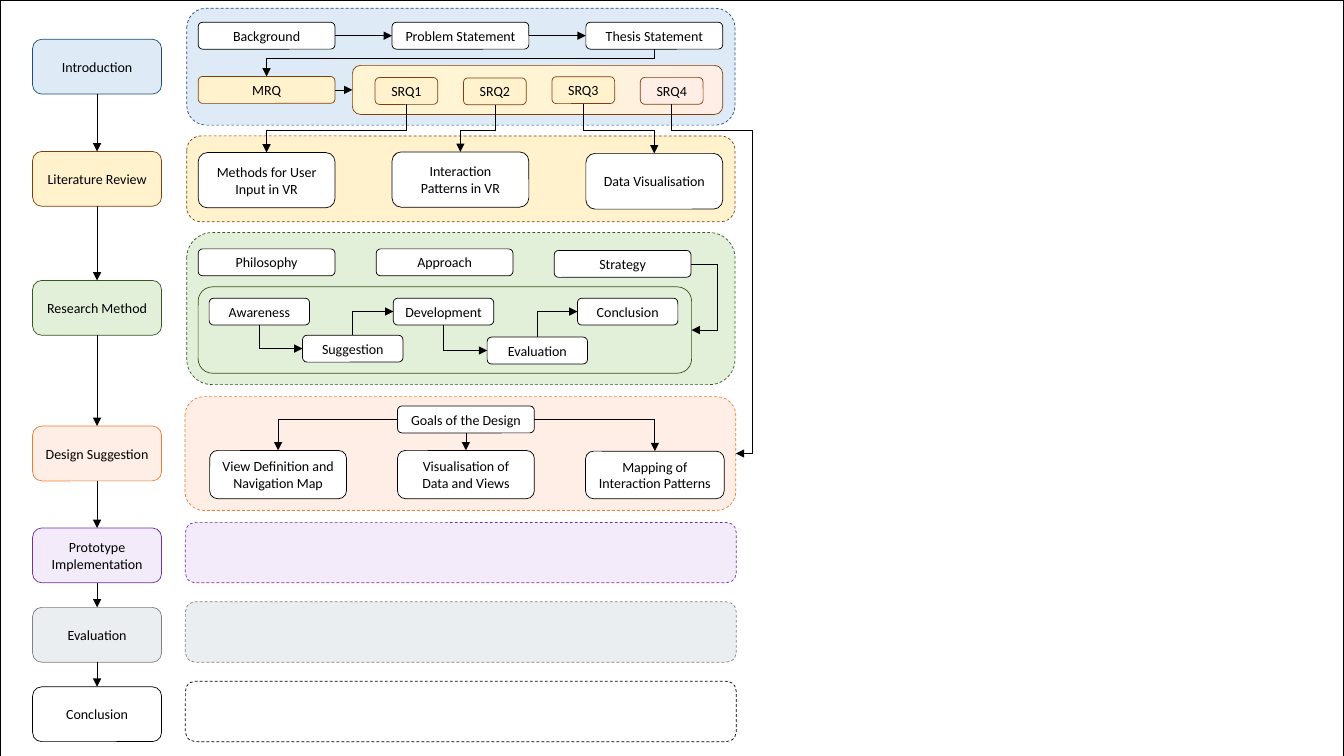
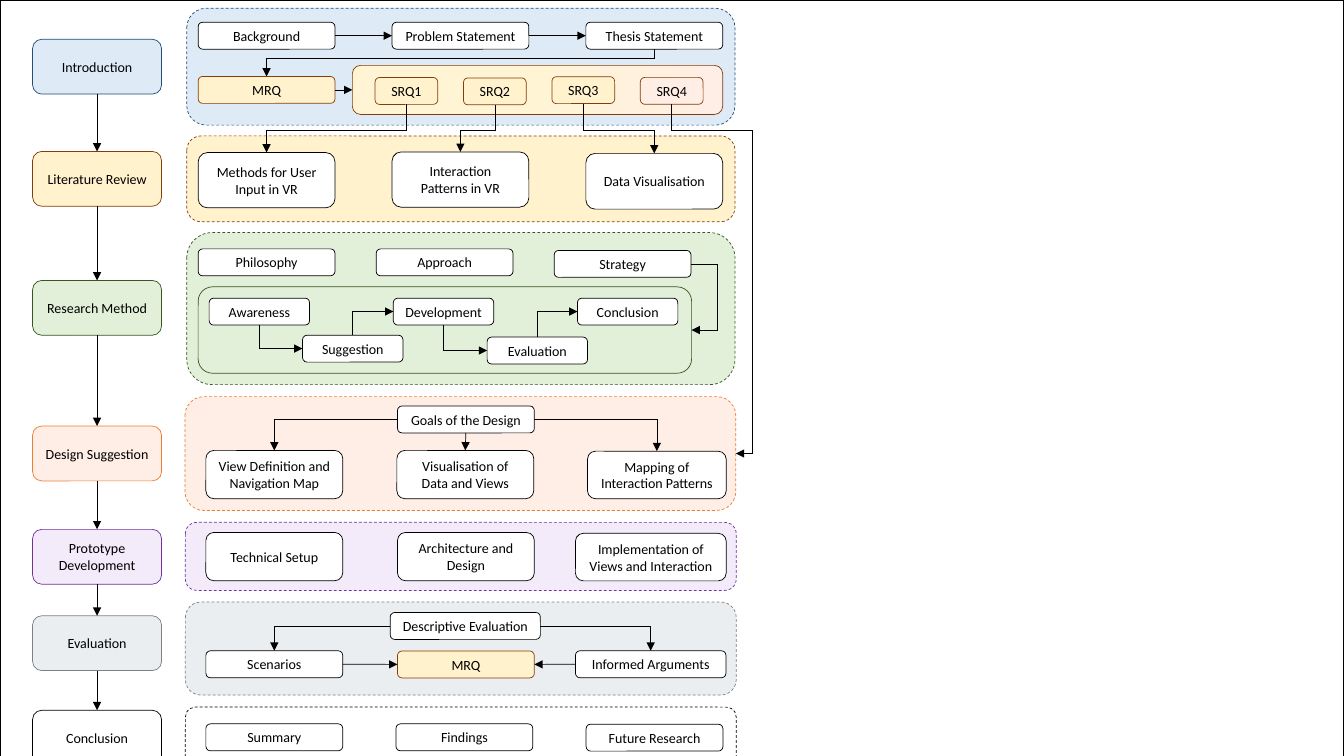
Before and after one commit to klingo/fhnw-mt-vr, a slide deck: slide 1 of 03_Figures/06_Introduction/ThesisMap.pptx. Drawn at 1344x756 pixels with LibreOffice and Linux fonts; fonts in the diff are those of the drawing. Boxes give left, top, right and bottom in pixels: in the first picture for what was removed or moved away, otherwise in the second. Text is boxed around its words. In the diff, an @@ line names an element or a change of style, - is before the commit and + after.

```diff
--- a/03_Figures/06_Introduction/ThesisMap.pptx
+++ b/03_Figures/06_Introduction/ThesisMap.pptx
@@ elbow arrow moved from (397, 419) - (278, 451) to (397, 419) - (274, 451) @@
@@ elbow arrow (534, 419) - (657, 452): route changed @@
@@ rounded rectangle "View Definition and Navigation Map": place and size @@
-rounded rectangle "View Definition and Navigation Map" at bbox=[210, 451, 347, 499]
+rounded rectangle "View Definition and Navigation Map" at bbox=[206, 451, 343, 499]
@@ rounded rectangle: place and size @@
-rounded rectangle at bbox=[186, 522, 737, 583]
+rounded rectangle at bbox=[186, 522, 737, 590]
@@ rounded rectangle added at bbox=[206, 532, 343, 581], fill #FFFFFF, outline #000000 0.5 pt, 10 pt, text #000000 @@
+Technical Setup
@@ rounded rectangle added at bbox=[397, 532, 534, 581], fill #FFFFFF, outline #000000 0.5 pt, 10 pt, text #000000 @@
+Architecture and Design
@@ rounded rectangle added at bbox=[576, 533, 727, 581], fill #FFFFFF, outline #000000 0.5 pt, 10 pt, text #000000 @@
+Implementation of Views and Interaction
@@ text in rounded rectangle at bbox=[59, 544, 135, 573]: text changed @@
-Prototype Implementation
+Prototype Development
@@ arrow moved from (97, 583) - (97, 608) to (97, 585) - (97, 616) @@
@@ rounded rectangle "Evaluation": place and size @@
-rounded rectangle "Evaluation" at bbox=[32, 608, 161, 662]
+rounded rectangle "Evaluation" at bbox=[32, 616, 161, 670]
@@ rounded rectangle: place and size @@
-rounded rectangle at bbox=[186, 602, 737, 662]
+rounded rectangle at bbox=[186, 602, 737, 695]
@@ elbow arrow added from (390, 626) to (274, 651), #000000 0.5 pt @@
@@ rounded rectangle added at bbox=[390, 613, 540, 640], fill #FFFFFF, outline #000000 0.5 pt, 10 pt, text #000000 @@
+Descriptive Evaluation
@@ elbow arrow added from (540, 626) to (651, 651), #000000 0.5 pt @@
@@ rounded rectangle added at bbox=[206, 651, 343, 679], fill #FFFFFF, outline #000000 0.5 pt, 10 pt, text #000000 @@
+Scenarios
@@ rounded rectangle added at bbox=[397, 651, 534, 679], fill #FFF2CC, outline #843C0B 0.5 pt, 10 pt, text #000000 @@
+MRQ
@@ rounded rectangle added at bbox=[576, 651, 726, 679], fill #FFFFFF, outline #000000 0.5 pt, 10 pt, text #000000 @@
+Informed Arguments
@@ arrow moved from (97, 662) - (97, 687) to (97, 670) - (97, 711) @@
@@ arrow added from (343, 664) to (397, 664), #000000 0.5 pt @@
@@ arrow added from (576, 664) to (534, 664), #000000 0.5 pt @@
@@ rounded rectangle "Conclusion": place and size @@
-rounded rectangle "Conclusion" at bbox=[32, 687, 161, 741]
+rounded rectangle "Conclusion" at bbox=[32, 711, 161, 756]
@@ rounded rectangle: place and size @@
-rounded rectangle at bbox=[186, 682, 737, 742]
+rounded rectangle at bbox=[186, 707, 737, 756]
@@ rounded rectangle added at bbox=[206, 724, 343, 751], fill #FFFFFF, outline #000000 0.5 pt, 10 pt, text #000000 @@
+Summary
@@ rounded rectangle added at bbox=[396, 724, 533, 751], fill #FFFFFF, outline #000000 0.5 pt, 10 pt, text #000000 @@
+Findings
@@ rounded rectangle added at bbox=[586, 724, 723, 751], fill #FFFFFF, outline #000000 0.5 pt, 10 pt, text #000000 @@
+Future Research
```
Also in this commit, not shown: 1 slide added, 12 other files.
